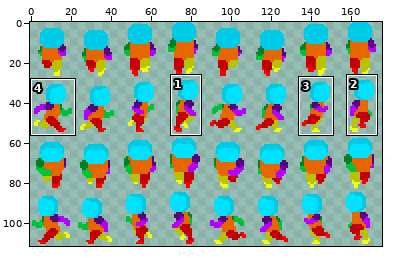
Sprite sheet -- Assets/Sprites/Player/Run_22x28_8_12.png. The first picture is a wide view before the edit; the outline marks the close-up.
Close-up. Earlier state:
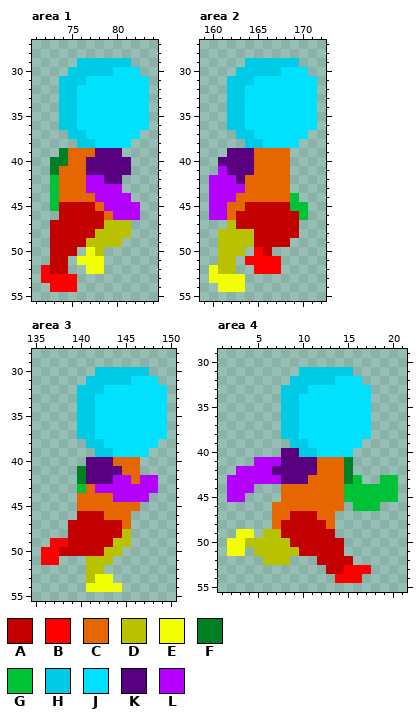
The file is 176x112 pixels. Pixels under 10% opacity are left out. Colours within 5 levels of each other are drawn and written as one. Shown: area 1: x 71..84, y 27..55; area 2: x 159..172, y 27..55; area 3: x 135..150, y 28..55; area 4: x 1..21, y 29..55. The commit also changed other parts of the picture, which this record leaves out.
Palette (. is transparent): A #c20000  B #ff0000  C #e66700  D #b8c200  E #f2ff00  F #008024  G #00c237  H #00cbe6  J #00e1ff  K #590080  L #b300ff
Pixels before, area 1, first column x 72:
29 ....HHHHHH..
30 ...HHHHHJJJ.
31 ..HHHJJJJJJJ
32 ..HHJJJJJJJJ
33 ..HHJJJJJJJJ
34 ..HHJJJJJJJJ
35 ..HHJJJJJJJJ
36 ..HHJJJJJJJJ
37 ...HHJJJJJJ.
38 ....HHJJJJ..
39 ..FCCCKKK...
40 .FFCCKKKKK..
41 .FCCCKKKKK..
42 .GCCCLLKK...
43 .GCCCLLLL...
44 .GCCCCLLLL..
45 .GAAAACLLLL.
46 ..AAAAACLLL.
47 .AAAAAADDD..
48 .AAAAADDDD..
49 .AAAADDDD...
50 .AAA.ED.....
51 .AA.EEE.....
52 BAA..EE.....
53 BBBB........
54 .BBB........
Pixels before, area 2, first column x 160:
29 ....HHHHHH..
30 ...HHHHHJJJ.
31 ..HHHJJJJJJJ
32 ..HHJJJJJJJJ
33 ..HHJJJJJJJJ
34 ..HHJJJJJJJJ
35 ..HHJJJJJJJJ
36 ..HHJJJJJJJJ
37 ...HHJJJJJJ.
38 ....HHJJJJ..
39 ..KKKCCCC...
40 .KKKKCCCC...
41 .LKKKCCCC...
42 LLLKCCCCC...
43 LLLLCCCCC...
44 LLLCCCCCCG..
45 LLCCAAAAAGG.
46 LLCAAAAAAAG.
47 ..DAAAAAAA..
48 .DDDDAAAAA..
49 .DDDDAAAA...
50 .DDD.BA.....
51 .DD.BBBB....
52 EDD..BBB....
53 EEEE........
54 .EEE........
Pixels before, area 3, first column x 136:
30 ......HHHHHH..
31 .....HHHHHJJJ.
32 ....HHHJJJJJJJ
33 ....HHJJJJJJJJ
34 ....HHJJJJJJJJ
35 ....HHJJJJJJJJ
36 ....HHJJJJJJJJ
37 ....HHJJJJJJJJ
38 .....HHJJJJJJ.
39 ......HHJJJJ..
40 .....KKKCCC...
41 ....FKKKKCC...
42 ....FKKKLLCLL.
43 ....GCLLLLLLL.
44 ....CCCCLLLL..
45 ....CCCCCCC...
46 ....AAACCC....
47 ...AAAAAAC....
48 ...AAAAAAD....
49 .BBAAAAADD....
50 BBAAAAADD.....
51 BB...DDD......
52 .....DD.......
53 .....DEE......
54 .....EEEE.....
Pixels before, area 4, first column x 2:
31 ........HHHHHH.....
32 .......HHHHHJJJ....
33 ......HHHJJJJJJJ...
34 ......HHJJJJJJJJ...
35 ......HHJJJJJJJJ...
36 ......HHJJJJJJJJ...
37 ......HHJJJJJJJJ...
38 ......HHJJJJJJJJ...
39 .......HHJJJJJJ....
40 ......KKHHJJJJ.....
41 ...LLLKKKKCCCF.....
42 .LLLLKKKKKCCCF.....
43 LLLLLLKKKCCCCFG..GG
44 LLL...CCCCCCCGGGGGG
45 LL....CCCCCCCGGGGGG
46 .....CCCCCCCC.GGG..
47 .....CCAAACC.......
48 .....CAAAAAC.......
49 .EE.DDAAAAAA.......
50 EEDDDDDAAAAAA......
51 EE.DDDDDAAAAA......
52 ....DDD...AAAA.....
53 ...........AABBB...
54 ............BBB....
After the commit:
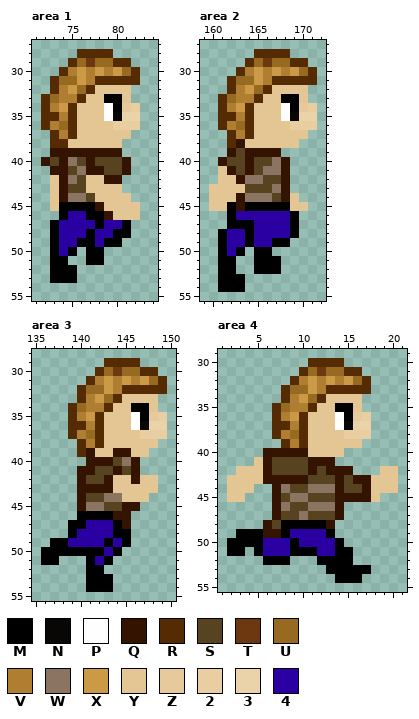
Colours new in this view: M #000000  N #080706  P #fffefe  Q #341300  R #552b04  S #584321  T #6d3710  U #976a22  V #af7e30  W #8b7562  X #cc9a46  Y #e4c695  Z #e6ca9b  2 #e9cea2  3 #ebd3a9  4 #2b00a3
Edits made:
Changed rows in their new state; - is an unchanged pixel.
Area 1:
first column x 72:
28 ----RRRR----
29 ---RUTUURR--
30 --RVXVXVXUR-
31 -RUUXVRRRRR.
32 -RVXURYYYY..
33 RUVVRYYMMY..
34 RVXRYYYPMZ2.
35 RRVRYYYPN33.
36 RVURYYYY222.
37 -RVRYYYYYY.-
38 -RRYYYYYY.--
39 -QQQQQQQQ---
40 QSQWSQSSSQ--
41 -QQSWQQSSQ--
42 -YQWSYYQQ---
43 -YQSSYYYY---
44 -YQWWSYYYY--
45 -YMMMMQYYYY-
46 --M44MMQYYY-
47 -M4444M44M--
48 -M444M44MM--
49 -M44MM4MM---
50 -M4M-MM-----
51 -MM-.MM-----
52 .MMM-..-----
53 .MMM--------
54 -...--------
Area 2:
first column x 160:
28 -----RRRR---
29 ----RUTUURR-
30 ---RVXVXVXUR
31 --RUUXVRRRRR
32 --RVXURYYYY.
33 -RUVVRYYMMY.
34 -RVXRYYYPMZ2
35 -RRVRYYYPN33
36 -RVURYYYY222
37 --RVRYYYYYY-
38 --RQYYYYYY--
39 --QSQQQQ.---
40 -QSSQSSWQ---
41 -YQSQSWWQ---
42 .YYQWWSSQ---
43 YYYYSSSWQ---
44 YYYQWWWSQY--
45 YYMQMMMMMYY-
46 ..M444444M.-
47 --MMM4444M--
48 -M44M4444M--
49 -M44M44MM---
50 -M4M-MM-----
51 -MM-.MMM----
52 .MM--MMM----
53 .MMM--------
54 -MMM--------
Area 3:
first column x 136:
29 -------RRRR---
30 ------RUTUURR-
31 -----RVXVXVXUR
32 ----RUUXVRRRRR
33 ----RVXURYYYY.
34 ---RUVVRYYMMY.
35 ---RVXRYYYPMZ2
36 ---RRVRYYYPN33
37 ---RVURYYYY222
38 ----RVRYYYYYY-
39 ----RQYYQQYY--
40 -----QQQSWQ---
41 ----QQSSQSQ---
42 ----QSSQYYQYY-
43 ----QQQQYYYYY-
44 ----QSSWWYYY--
45 ----QWWSSQQ---
46 ----MMMMQQ----
47 ---MM444MQ----
48 ---M4444MM----
49 -MM4444M4M----
50 MMMMMMM4M-----
51 MM---M4M------
52 -----MM-------
53 -----MMM------
54 -----MMM.-----
Area 4:
first column x 2:
30 ---------RRRR------
31 --------RUTUURR----
32 -------RVXVXVXUR---
33 ------RUUXVRRRRR---
34 ------RVXURYYYY.---
35 -----RUVVRYYMMY.---
36 -----RVXRYYYPMZ2---
37 -----RRVRYYYPN33---
38 -----RVURYYYY222---
39 ------RVRYYYYYY----
40 ----QQQQQYYYY.-----
41 ---YQSSSSQQQ..-----
42 -YYYQSSSSQSQQQ---YY
43 YYYYQQQQQSSSQSQQYYY
44 YYY--QWSSWWWQSSQYYY
45 YY---QSWWSSSQQQQY..
46 -----QWSSWWWQ-...--
47 -----QSSWSSSQ------
48 ----QSMMMMMQ-------
49 -MMMQQM4444M-------
50 MMMM444M4444M------
51 MM-M444MMM44MM-----
52 ----MMM---MMMM-----
53 -----------MMMMM---
54 ------------MMM----
Boxes around the changes in both close-ups, in picture pixels (x1, y1, x2, y2):
changed: (41, 49, 149, 292)
changed: (209, 49, 317, 292)
changed: (41, 358, 167, 592)
changed: (227, 358, 398, 583)
